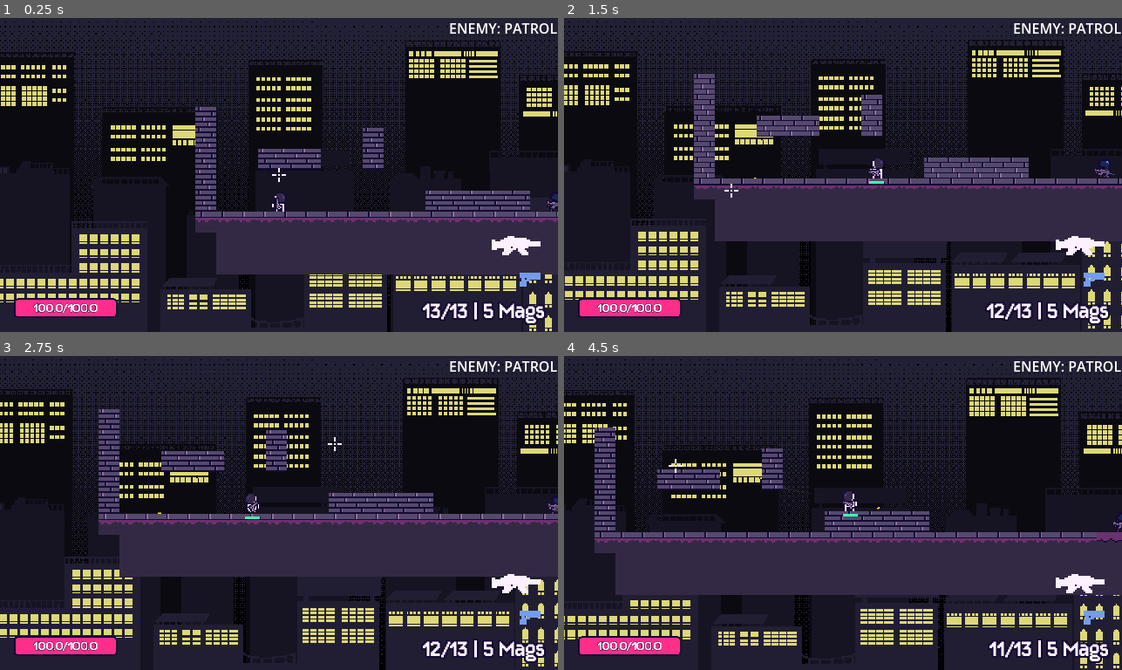
Above: before the commit, frames 1-4 (two rows, left to right).
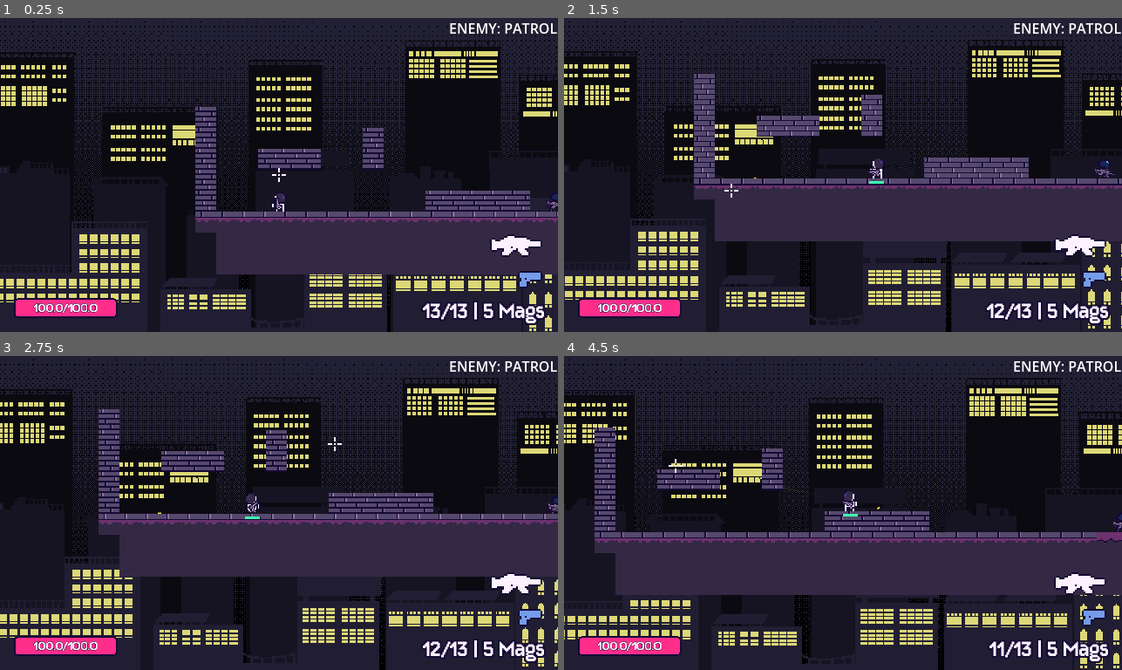
Above: after the commit, the same moments.

Repository: kyteidev/rogueshot
Game: Godot game, scene res://scenes/game_debug.tscn
The game is run twice, just before and just after one commit, with the same random seed, the same clock (stepped at 60 frames per second) and the same inputs.
Inputs (mouse positions are in pixels of both pictures, inside the frame that each line leads up to):
- Up to frame 1 (0.25 s): no input
- Up to frame 2 (1.5 s): move the mouse to (965, 159) at 0.52 s; press the mouse at (965, 159) at 0.53 s; hold D (player_right) from 0.53 s (still down); tap W (player_jump) at 0.77 s; move the mouse to (731, 190) at 1.27 s; release the mouse at (731, 190) at 1.28 s; tap Shift (player_sprint) at 1.35 s
- Up to frame 3 (2.75 s): tap W (player_jump) at 1.52 s; move the mouse to (334, 443) at 2.02 s; release D (player_right) at 2.03 s; hold A (player_left) from 2.03 s (still down); tap 1 (weapon_1) at 2.1 s
- Up to frame 4 (4.5 s): move the mouse to (815, 575) at 2.77 s; release A (player_left) at 2.78 s; hold D (player_right) 2.78-4.28 s; tap 2 (weapon_2) at 2.85 s; tap W (player_jump) at 3.02, 3.77 s; move the mouse to (1010, 560) at 3.52 s; tap Q (weapon_cycle) at 3.6 s; move the mouse to (675, 465) at 4.27 s; hold A (player_left) from 4.28 s (still down); click (675, 465) at 4.35 s

The runs differ from the first frame. In frame 1, 0.2% of the frame differs, in the area x 87-98%, y 68-85%; in frame 2, less than 0.1%; in frame 3, less than 0.1%; in frame 4, 0.2%.

Commit message:
add outline to equipped weapons display

Diff:
--- a/scenes/hud.tscn
+++ b/scenes/hud.tscn
@@ -7,6 +7,8 @@
 [ext_resource type="Texture2D" uid="uid://wyplv53mg8ky" path="res://assets/sprites/bar/bar-progress.png" id="5_uo2fv"]
 [ext_resource type="Texture2D" uid="uid://birxq4q0v4dpe" path="res://assets/sprites/weapons/base/rifle1-base.png" id="6_5pdws"]
 [ext_resource type="Texture2D" uid="uid://d0ibfba4ttyrc" path="res://assets/sprites/weapons/base/pistol-base.png" id="7_hd3ao"]
+[ext_resource type="Texture2D" uid="uid://clda7jp4ldk2a" path="res://assets/sprites/weapons/outline/rifle1-outline.png" id="8_0i1j5"]
+[ext_resource type="Texture2D" uid="uid://bcsuqxrinkvnt" path="res://assets/sprites/weapons/outline/pistol-outline.png" id="9_mphia"]
 
 [sub_resource type="LabelSettings" id="LabelSettings_nxcxh"]
 font = ExtResource("5_047uy")
@@ -92,32 +94,67 @@
 [node name="HealthBarTimer" type="Timer" parent="HealthBarOutline" unique_id=1919540087]
 one_shot = true
 
-[node name="EquippedContainer" type="VBoxContainer" parent="." unique_id=1303273148]
+[node name="EquippedWeapons" type="Control" parent="." unique_id=1270435659]
+layout_mode = 3
+anchors_preset = 0
+offset_right = 40.0
+offset_bottom = 40.0
+
+[node name="EquippedContainer" type="VBoxContainer" parent="EquippedWeapons" unique_id=1303273148]
+layout_mode = 1
 anchors_preset = 6
 anchor_left = 1.0
 anchor_top = 0.5
 anchor_right = 1.0
 anchor_bottom = 0.5
-offset_left = -96.0
-offset_top = 60.0
-offset_right = -56.0
-offset_bottom = 100.0
+offset_left = 504.0
+offset_top = 220.0
+offset_right = 544.0
+offset_bottom = 260.0
 grow_horizontal = 0
 grow_vertical = 2
 scale = Vector2(2, 2)
 alignment = 1
 
-[node name="Primary" type="TextureRect" parent="EquippedContainer" unique_id=696587501]
+[node name="Primary" type="TextureRect" parent="EquippedWeapons/EquippedContainer" unique_id=696587501]
 layout_mode = 2
 size_flags_horizontal = 8
 size_flags_vertical = 4
 texture = ExtResource("6_5pdws")
 
-[node name="Secondary" type="TextureRect" parent="EquippedContainer" unique_id=1388876543]
+[node name="Secondary" type="TextureRect" parent="EquippedWeapons/EquippedContainer" unique_id=1388876543]
 layout_mode = 2
 size_flags_horizontal = 8
 size_flags_vertical = 4
 texture = ExtResource("7_hd3ao")
+
+[node name="EquippedOutlineContainer" type="VBoxContainer" parent="EquippedWeapons" unique_id=734681775]
+layout_mode = 1
+anchors_preset = 6
+anchor_left = 1.0
+anchor_top = 0.5
+anchor_right = 1.0
+anchor_bottom = 0.5
+offset_left = 504.0
+offset_top = 220.0
+offset_right = 544.0
+offset_bottom = 260.0
+grow_horizontal = 0
+grow_vertical = 2
+scale = Vector2(2, 2)
+alignment = 1
+
+[node name="Primary" type="TextureRect" parent="EquippedWeapons/EquippedOutlineContainer" unique_id=1786874490]
+layout_mode = 2
+size_flags_horizontal = 8
+size_flags_vertical = 4
+texture = ExtResource("8_0i1j5")
+
+[node name="Secondary" type="TextureRect" parent="EquippedWeapons/EquippedOutlineContainer" unique_id=1452943397]
+layout_mode = 2
+size_flags_horizontal = 8
+size_flags_vertical = 4
+texture = ExtResource("9_mphia")
 
 [node name="DebugEnemyStateLabel" type="Label" parent="." unique_id=707954335]
 anchors_preset = 1
--- a/scripts/hud.gd
+++ b/scripts/hud.gd
@@ -22,8 +22,8 @@
 @onready var health_bar_text := $HealthBarOutline/HealthBar/HealthBarText
 @onready var health_timer := $HealthBarOutline/HealthBarTimer
 
-@onready var primary_weapon := $EquippedContainer/Primary
-@onready var secondary_weapon := $EquippedContainer/Secondary
+@onready var primary_weapon := $EquippedWeapons/EquippedContainer/Primary
+@onready var secondary_weapon := $EquippedWeapons/EquippedContainer/Secondary
 
 @onready var weapon := player.get_node("./Weapon")
 
Binary file added: assets/sprites/weapons/outline/pistol-outline.png
Not shown, added: assets/sprites/weapons/outline/pistol-outline.png.import
Binary file added: assets/sprites/weapons/outline/rifle1-outline.png
Not shown, added: assets/sprites/weapons/outline/rifle1-outline.png.import
